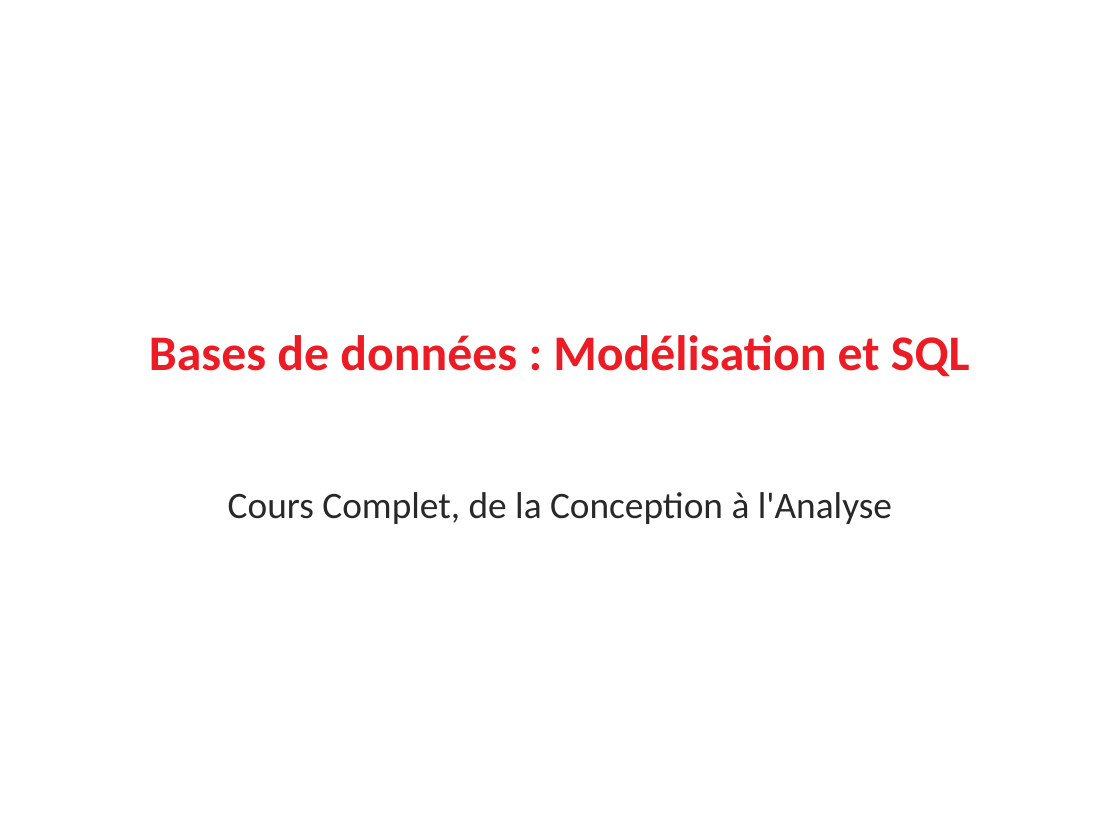
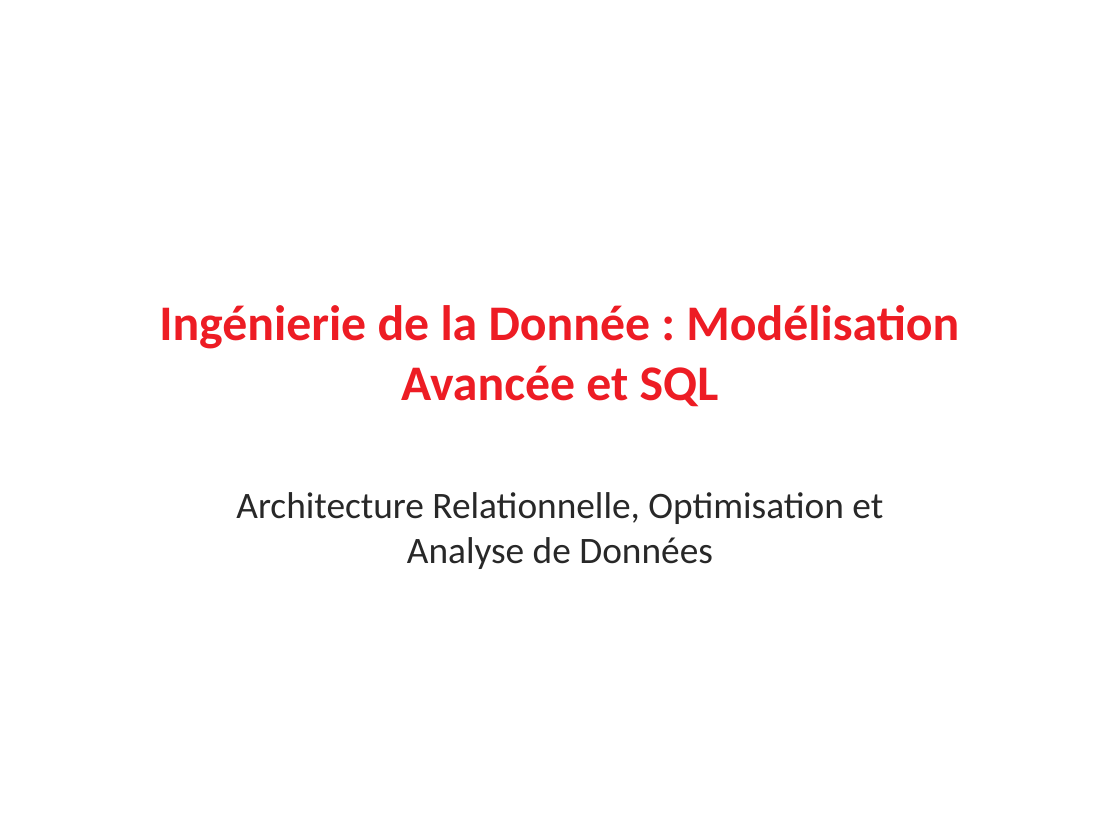
Before and after one commit to gatienseven7/train_model, a slide deck: slide 1 of Cours_Complet_BDD_et_SQL.pptx. Drawn at 1120x840 pixels with LibreOffice and Linux fonts; fonts in the diff are those of the drawing. Boxes give left, top, right and bottom in pixels: in the first picture for what was removed or moved away, otherwise in the second. Text is boxed around its words. In the diff, an @@ line names an element or a change of style, - is before the commit and + after.

```diff
--- a/Cours_Complet_BDD_et_SQL.pptx
+++ b/Cours_Complet_BDD_et_SQL.pptx
@@ title at <box>159,305,959,407</box>: text changed @@
-Bases de données : Modélisation et SQL
+Ingénierie de la Donnée : Modélisation Avancée et SQL
@@ subtitle at <box>236,492,883,569</box>: text changed @@
-Cours Complet, de la Conception à l'Analyse
+Architecture Relationnelle, Optimisation et Analyse de Données
```
Also in this commit, not shown: 4 other slides changed, 3 slides added, 3 other files.
